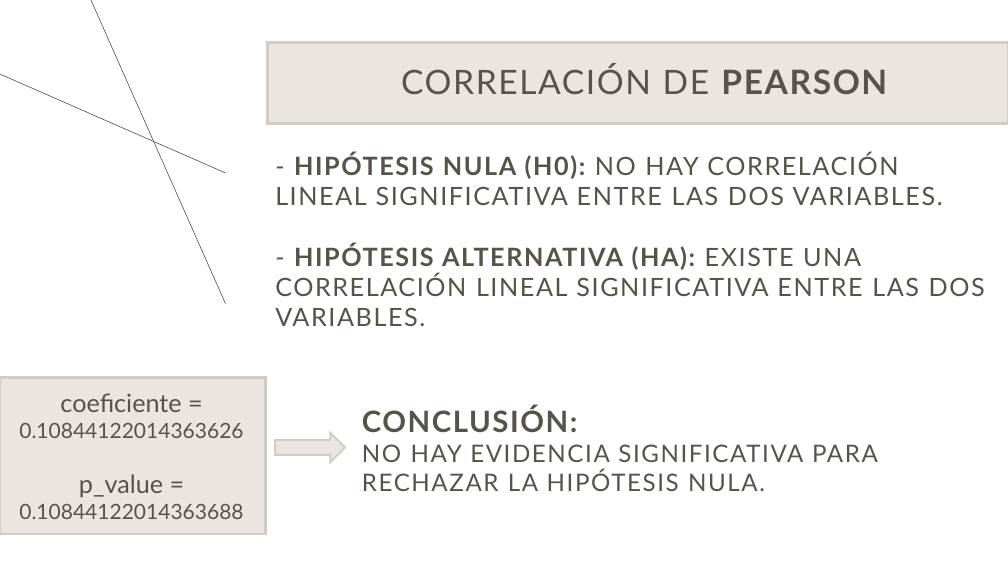
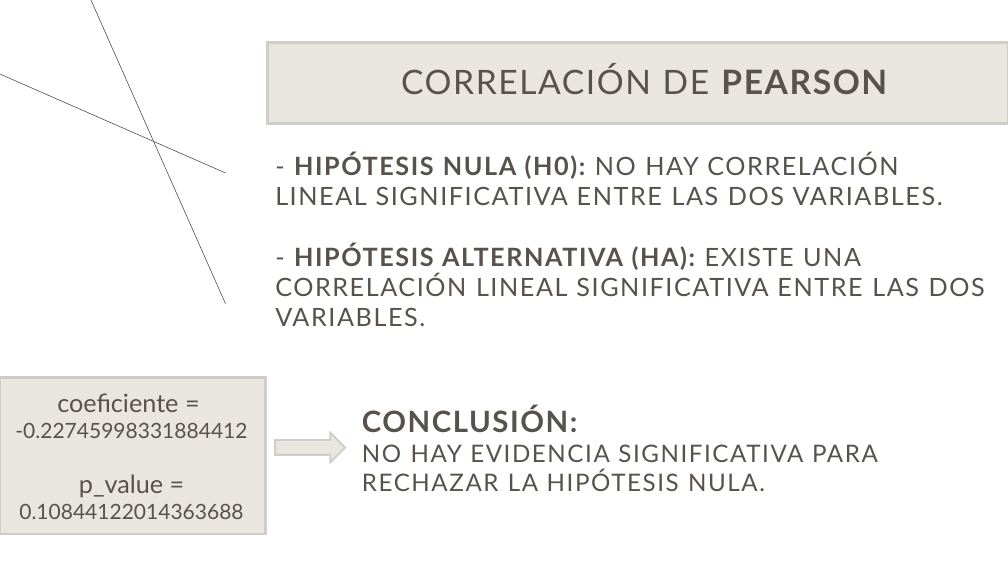
Before and after one commit to XimenaPO/EDA_Online_Sales_USA, a slide deck: slide 23 of src/doc/PRESENTACIÓN _Ventas_Online.pptx. Drawn at 1008x567 pixels with LibreOffice and Linux fonts; fonts in the diff are those of the drawing. Boxes give left, top, right and bottom in pixels: in the first picture for what was removed or moved away, otherwise in the second. Text is boxed around its words. In the diff, an @@ line names an element or a change of style, - is before the commit and + after.

```diff
--- a/src/doc/PRESENTACIÓN _Ventas_Online.pptx
+++ b/src/doc/PRESENTACIÓN _Ventas_Online.pptx
@@ text at <box>15,393,247,438</box>: text changed @@
-coeficiente = 0.10844122014363626
+coeficiente =
+-0.22745998331884412
```
Also in this commit, not shown: 7 other files.
